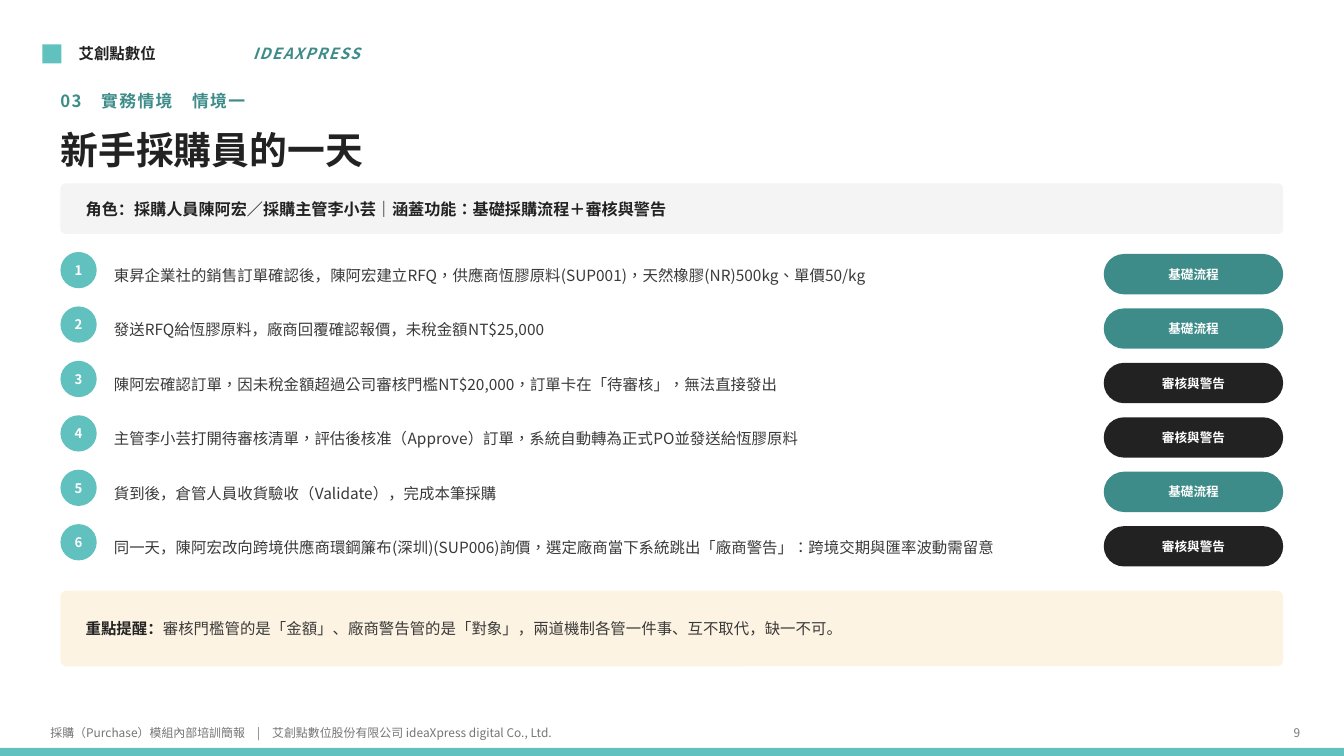
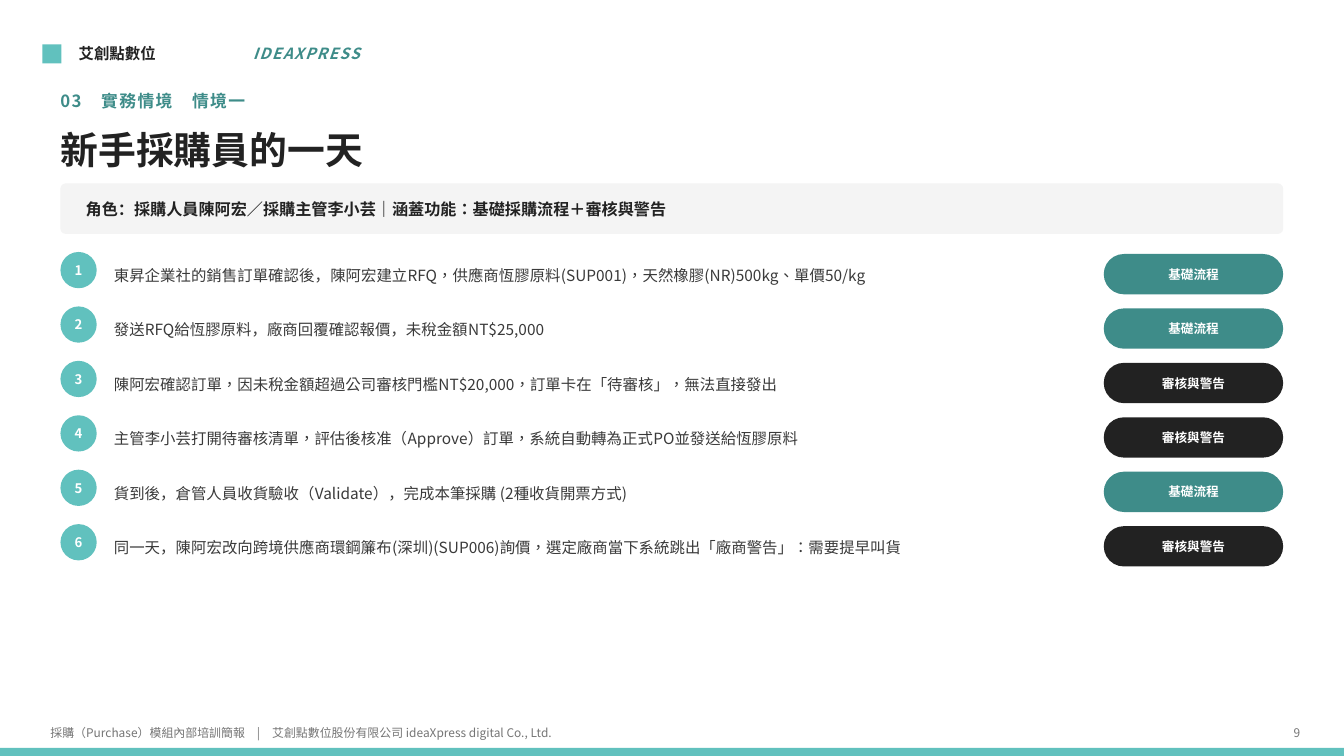
Before and after one commit to yanjenjen/project-assistant, a slide deck: slide 12 of Odoo知識庫/Purchase/採購Demo簡報_v0.4_艾創點模板.pptx. Drawn at 1344x756 pixels with LibreOffice and Linux fonts; fonts in the diff are those of the drawing. Boxes give left, top, right and bottom in pixels: in the first picture for what was removed or moved away, otherwise in the second. Text is boxed around its words. In the diff, an @@ line names an element or a change of style, - is before the commit and + after.

```diff
--- a/Odoo知識庫/Purchase/採購Demo簡報_v0.4_艾創點模板.pptx
+++ b/Odoo知識庫/Purchase/採購Demo簡報_v0.4_艾創點模板.pptx
@@ text at bbox=[114, 486, 627, 502]: text changed @@
-貨到後，倉管人員收貨驗收（Validate），完成本筆採購
+貨到後，倉管人員收貨驗收（Validate），完成本筆採購 (2種收貨開票方式)
@@ text at bbox=[114, 540, 901, 556]: text changed @@
-同一天，陳阿宏改向跨境供應商環鋼簾布(深圳)(SUP006)詢價，選定廠商當下系統跳出「廠商警告」：跨境交期與匯率波動需留意
+同一天，陳阿宏改向跨境供應商環鋼簾布(深圳)(SUP006)詢價，選定廠商當下系統跳出「廠商警告」：需要提早叫貨
@@ rounded rectangle removed at bbox=[60, 591, 1284, 666] @@
@@ text removed at bbox=[86, 621, 842, 636] @@
-重點提醒：審核門檻管的是「金額」、廠商警告管的是「對象」，兩道機制各管一件事、互不取代，缺一不可。
```
Also in this commit, not shown: 3 other slides changed, 2 slides added, 18 other files.
